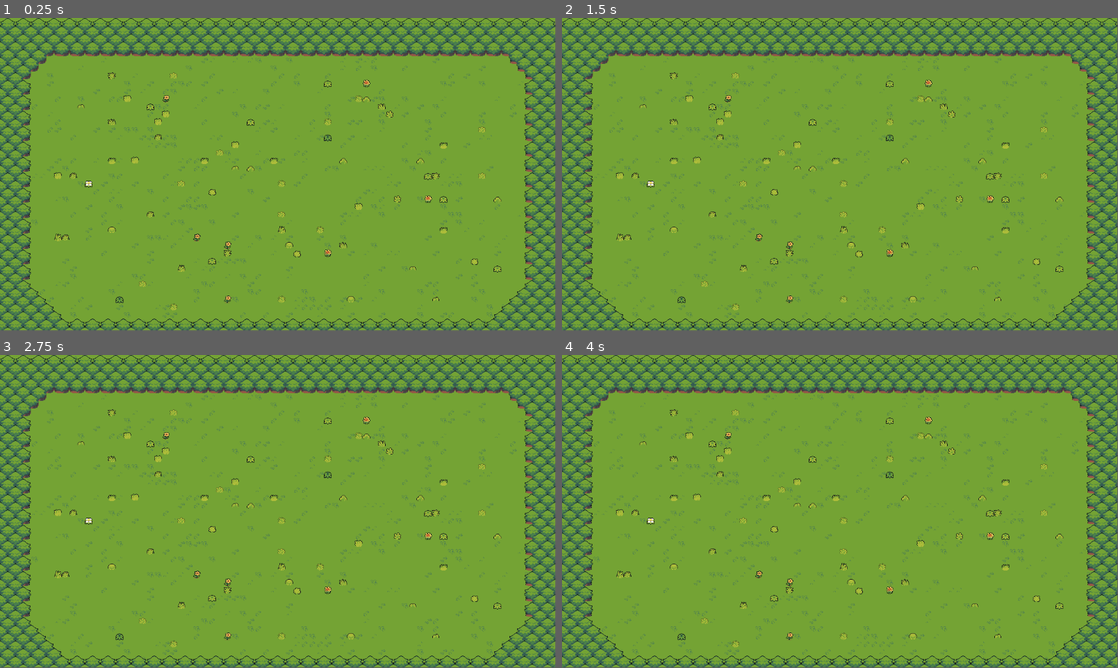
Above: before the commit, frames 1-4 (two rows, left to right).
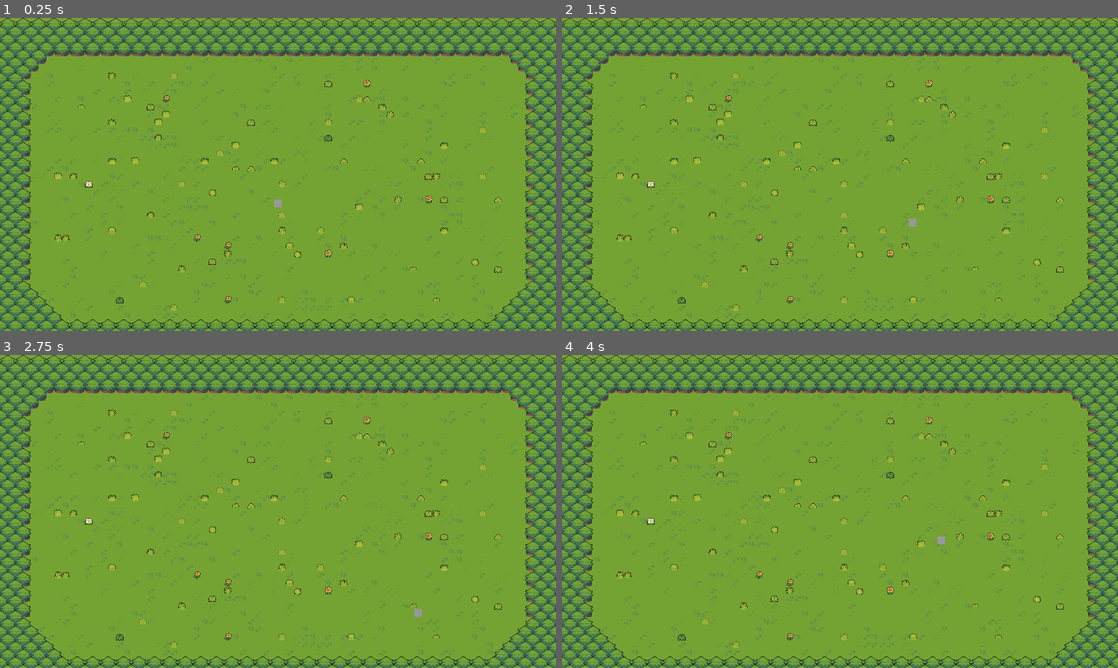
Above: after the commit, the same moments.

Repository: spike2159/13DT1-Game
Game: Godot game, scene res://scenes/world/world.tscn
Two runs of this game, one before a commit and one after it. Both use one fixed random seed, a clock stepped at 60 frames per second and the inputs below.
Inputs:
- Up to frame 1 (0.25 s): no input
- Up to frame 2 (1.5 s): tap Enter at 0.5 s; hold D (move_right, bound only after the commit) 0.53-1.28 s; tap Space at 1.25 s; hold S (move_down, bound only after the commit) from 1.28 s (still down)
- Up to frame 3 (2.75 s): release S (move_down, bound only after the commit) at 2.03 s; hold D (move_right, bound only after the commit) from 2.03 s (still down)
- Up to frame 4 (4 s): tap Enter at 2.75 s; release D (move_right, bound only after the commit) at 2.78 s; hold W (move_up, bound only after the commit) 2.78-3.53 s; hold A (move_left, bound only after the commit) from 3.53 s (still down)
The window is 799x449 before the commit and 800x450 after it. Grey fills any space a smaller window leaves; there, only what the larger window draws over its background counts as a difference.

The runs differ from the first frame. In frame 1, 5.9% of the frame differs, in the area x 0-100%, y 0-100%; in frame 2, 5.9%; in frame 3, 5.9%; in frame 4, 5.9%.

Commit message:
Added character with movement and world collision
Implemented character movement and basic collision handling within the test area.

Diff:
--- a/13dt1---game/project.godot
+++ b/13dt1---game/project.godot
@@ -14,3 +14,34 @@
 run/main_scene="res://scenes/world/world.tscn"
 config/features=PackedStringArray("4.4", "Forward Plus")
 config/icon="res://icon.svg"
+
+[display]
+
+window/stretch/mode="viewport"
+
+[input]
+
+move_up={
+"deadzone": 0.2,
+"events": [Object(InputEventKey,"resource_local_to_scene":false,"resource_name":"","device":-1,"window_id":0,"alt_pressed":false,"shift_pressed":false,"ctrl_pressed":false,"meta_pressed":false,"pressed":false,"keycode":0,"physical_keycode":87,"key_label":0,"unicode":119,"location":0,"echo":false,"script":null)
+, Object(InputEventKey,"resource_local_to_scene":false,"resource_name":"","device":-1,"window_id":0,"alt_pressed":false,"shift_pressed":false,"ctrl_pressed":false,"meta_pressed":false,"pressed":false,"keycode":0,"physical_keycode":4194320,"key_label":0,"unicode":0,"location":0,"echo":false,"script":null)
+]
+}
+move_down={
+"deadzone": 0.2,
+"events": [Object(InputEventKey,"resource_local_to_scene":false,"resource_name":"","device":-1,"window_id":0,"alt_pressed":false,"shift_pressed":false,"ctrl_pressed":false,"meta_pressed":false,"pressed":false,"keycode":0,"physical_keycode":83,"key_label":0,"unicode":115,"location":0,"echo":false,"script":null)
+, Object(InputEventKey,"resource_local_to_scene":false,"resource_name":"","device":-1,"window_id":0,"alt_pressed":false,"shift_pressed":false,"ctrl_pressed":false,"meta_pressed":false,"pressed":false,"keycode":0,"physical_keycode":4194322,"key_label":0,"unicode":0,"location":0,"echo":false,"script":null)
+]
+}
+move_left={
+"deadzone": 0.2,
+"events": [Object(InputEventKey,"resource_local_to_scene":false,"resource_name":"","device":-1,"window_id":0,"alt_pressed":false,"shift_pressed":false,"ctrl_pressed":false,"meta_pressed":false,"pressed":false,"keycode":0,"physical_keycode":65,"key_label":0,"unicode":97,"location":0,"echo":false,"script":null)
+, Object(InputEventKey,"resource_local_to_scene":false,"resource_name":"","device":-1,"window_id":0,"alt_pressed":false,"shift_pressed":false,"ctrl_pressed":false,"meta_pressed":false,"pressed":false,"keycode":0,"physical_keycode":4194319,"key_label":0,"unicode":0,"location":0,"echo":false,"script":null)
+]
+}
+move_right={
+"deadzone": 0.2,
+"events": [Object(InputEventKey,"resource_local_to_scene":false,"resource_name":"","device":-1,"window_id":0,"alt_pressed":false,"shift_pressed":false,"ctrl_pressed":false,"meta_pressed":false,"pressed":false,"keycode":0,"physical_keycode":68,"key_label":0,"unicode":100,"location":0,"echo":false,"script":null)
+, Object(InputEventKey,"resource_local_to_scene":false,"resource_name":"","device":-1,"window_id":0,"alt_pressed":false,"shift_pressed":false,"ctrl_pressed":false,"meta_pressed":false,"pressed":false,"keycode":0,"physical_keycode":4194321,"key_label":0,"unicode":0,"location":0,"echo":false,"script":null)
+]
+}
--- /dev/null
+++ b/13dt1---game/scenes/player/player.tscn
@@ -0,0 +1,19 @@
+[gd_scene load_steps=3 format=3 uid="uid://d088oohf88vp0"]
+
+[ext_resource type="Script" uid="uid://b0jpk6v6srsfk" path="res://scripts/player/player.gd" id="1_8afob"]
+
+[sub_resource type="RectangleShape2D" id="RectangleShape2D_x7p2l"]
+size = Vector2(16, 16)
+
+[node name="Player" type="CharacterBody2D"]
+script = ExtResource("1_8afob")
+
+[node name="Design" type="ColorRect" parent="."]
+offset_left = -8.0
+offset_top = -8.0
+offset_right = 8.0
+offset_bottom = 8.0
+color = Color(0.597176, 0.597176, 0.597176, 1)
+
+[node name="WorldCollision" type="CollisionShape2D" parent="."]
+shape = SubResource("RectangleShape2D_x7p2l")
--- a/13dt1---game/scenes/world/world.tscn
+++ b/13dt1---game/scenes/world/world.tscn
@@ -1,10 +1,11 @@
-[gd_scene load_steps=6 format=4 uid="uid://csntl5kr5hgb6"]
+[gd_scene load_steps=7 format=4 uid="uid://csntl5kr5hgb6"]
 
-[ext_resource type="Texture2D" uid="uid://c0ioqiycw3ha8" path="res://assets/sprites/environment/tilesets/tileset_floor.png" id="1_nnsk1"]
-[ext_resource type="Texture2D" uid="uid://cphqxx8q40fyp" path="res://assets/sprites/environment/tilesets/tileset_nature.png" id="2_rwgxs"]
+[ext_resource type="Texture2D" uid="uid://c0ioqiycw3ha8" path="res://assets/sprites/environment/tilesets/tileset_floor.png" id="1_1fp7r"]
+[ext_resource type="Texture2D" uid="uid://cphqxx8q40fyp" path="res://assets/sprites/environment/tilesets/tileset_nature.png" id="2_6m72w"]
+[ext_resource type="PackedScene" uid="uid://d088oohf88vp0" path="res://scenes/player/player.tscn" id="3_v5dby"]
 
 [sub_resource type="TileSetAtlasSource" id="TileSetAtlasSource_rwgxs"]
-texture = ExtResource("1_nnsk1")
+texture = ExtResource("1_1fp7r")
 0:0/0 = 0
 1:0/0 = 0
 2:0/0 = 0
@@ -880,3 +881,6 @@
 [node name="Foreground" type="TileMapLayer" parent="."]
 tile_map_data = PackedByteArray("AAAAACoAAQACAAMAAAAAACsAAQAAAAQAAAABACoAAQABAAMAAAABACsAAQABAAQAAAACACoAAQACAAMAAAACAC …(17360 unchanged characters)…
 tile_set = SubResource("TileSet_4wyf3")
+
+[node name="Player" parent="." instance=ExtResource("3_v5dby")]
+position = Vector2(576, 384)
--- /dev/null
+++ b/13dt1---game/scripts/player/player.gd
@@ -0,0 +1,28 @@
+extends CharacterBody2D
+
+@export var speed : float = 200.0
+
+func _physics_process(delta: float) -> void:
+	# Sets the movement direction to no movement.
+	var direction = Vector2.ZERO
+
+	# Updates direction based on player inputs..
+	if Input.is_action_pressed("move_right"):
+		direction.x += 1
+	if Input.is_action_pressed("move_left"):
+		direction.x -= 1
+	if Input.is_action_pressed("move_up"):
+		direction.y -= 1
+	if Input.is_action_pressed("move_down"):
+		direction.y += 1
+
+	# If direction is not zero, normalize it for consistent movement speed and set velocity.
+	if direction != Vector2.ZERO:
+		direction = direction.normalized()
+		velocity = direction * speed
+	# If no direction is set, stop movement.
+	else:
+		velocity = Vector2.ZERO
+
+	# Moves the character based on their velocity.
+	move_and_slide()
Not shown: 1 places in 13dt1---game/scenes/world/world.tscn that only renumber resources
Not shown, added: 13dt1---game/scripts/player/player.gd.uid
